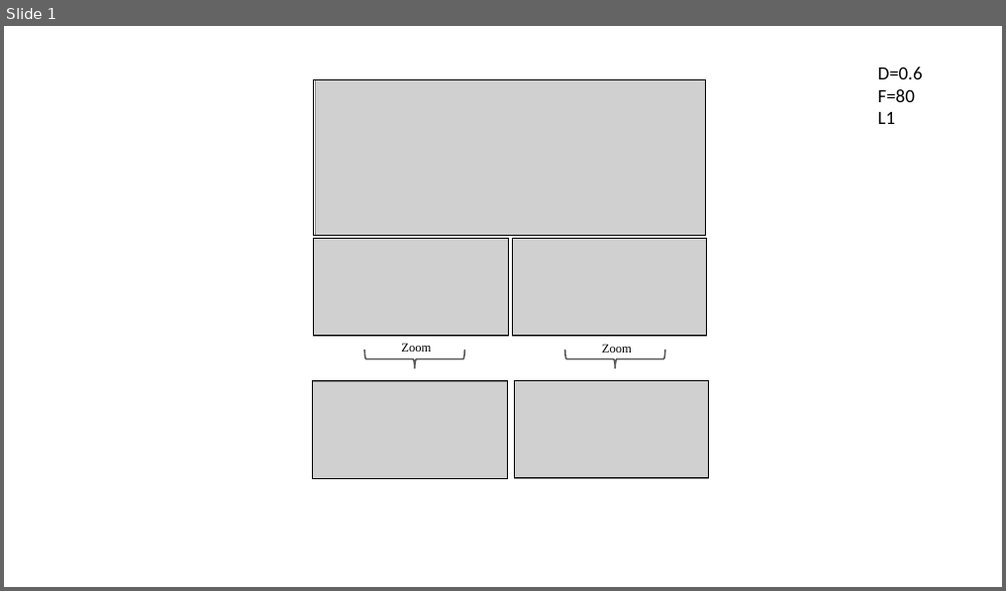
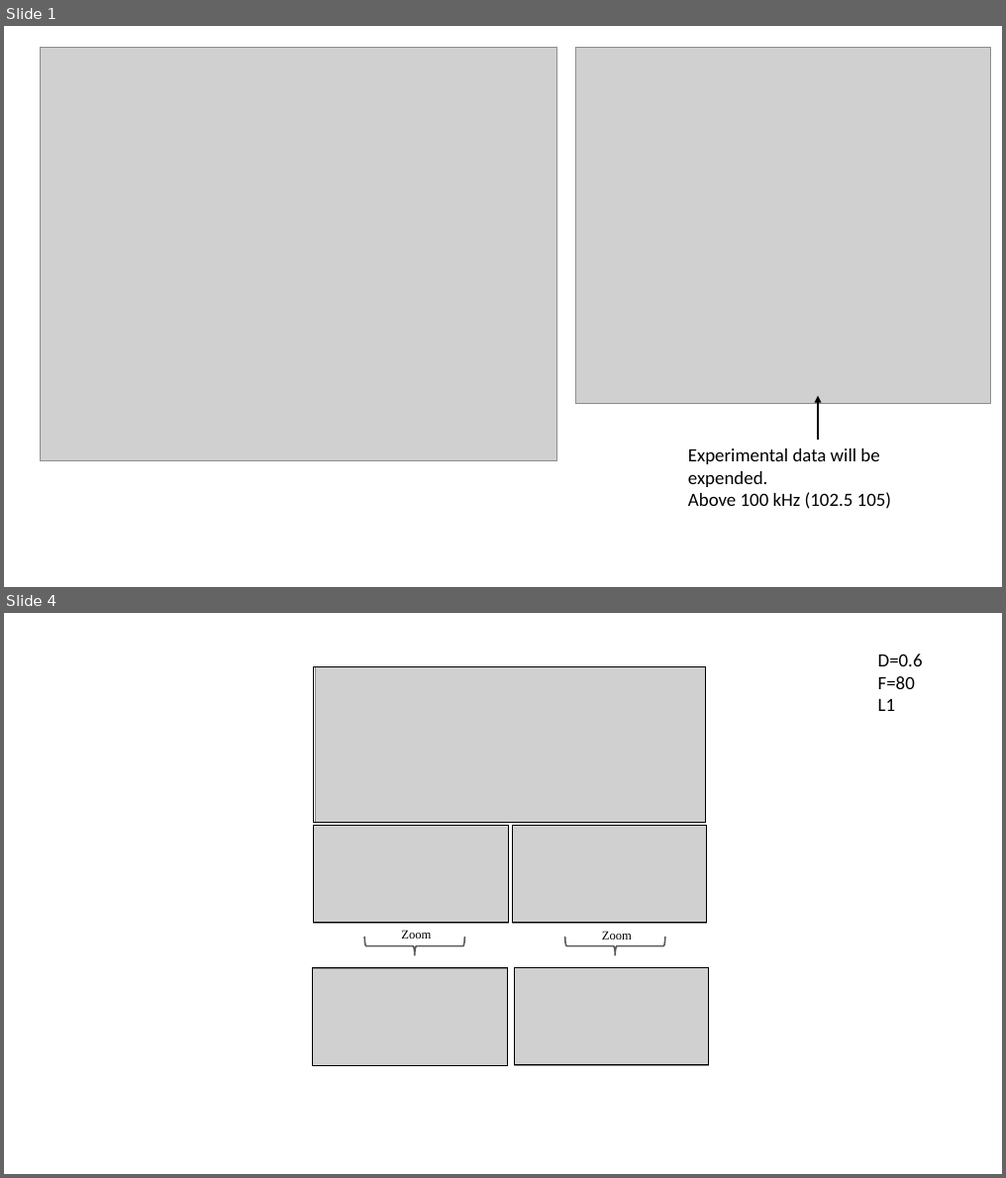
Before and after one commit to EnesAyaz/WPTMotor, a slide deck: Test-Result/2021.02.25/figure_creator2.pptx. Shown one above the other, each under a label of ours: slide 1 before the commit, slides 1 and 4 after it; the slides between them are not shown. The pictures are 1006x591 and 1006x1178 pixels, drawn with LibreOffice and Linux fonts; fonts in the diff are those of the drawing; grey boxes stand for pictures. Boxes give left, top, right and bottom in pixels: in the first picture for what was removed or moved away, otherwise in the second. Text is boxed around its words. In the diff, an @@ line names an element or a change of style, - is before the commit and + after.

```diff
--- a/Test-Result/2021.02.25/figure_creator2.pptx
+++ b/Test-Result/2021.02.25/figure_creator2.pptx
@@ slide 1 added at [4, 26, 1002, 587], background #FFFFFF @@
@@ picture added at [40, 47, 557, 461] @@
@@ picture added at [576, 47, 991, 403] @@
@@ arrow added from (818, 440) to (818, 396), #000000 2.25 pt @@
@@ text added at [688, 449, 891, 509], 18 pt, text #000000 @@
+Experimental data will be expended.
+Above 100 kHz (102.5 105)
@@ what was slide 1 is now slide 4 @@
```
Also in this commit, not shown: 2 other slides added, 1 slide removed, 31 other files.
